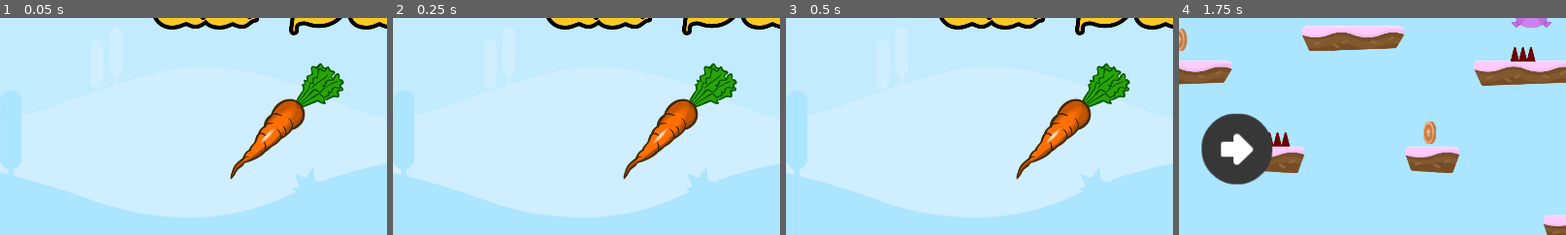
Above: before the commit, frames 1-4 (left to right).
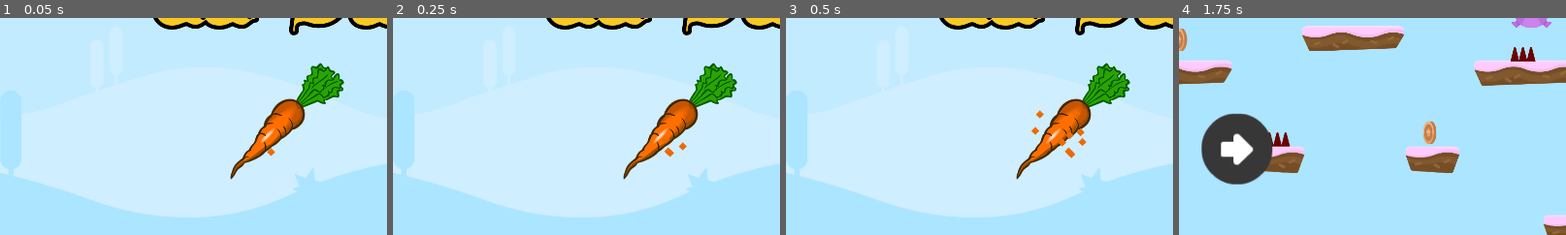
Above: after the commit, the same moments.

Repository: alexandrepeluchi/godot-udemy
Game: Godot game, scene res://Levels/Menu.tscn
Same seed, same stepped clock (60 frames per second), same inputs: the game is played once before the commit and once after it. This scene is started directly instead of the project's main scene.
Inputs (mouse positions are % of the whole screen's width and height, from its top left):
- Up to frame 1 (0.05 s): no input
- Up to frame 2 (0.25 s): no input
- Up to frame 3 (0.5 s): no input
- Up to frame 4 (1.75 s): click (50, 74) at 0.5 s; hold D (right) from 1.28 s (still down); tap W (jump) at 1.52 s
The pictures show only the part of the screen within x 13-63%, y 50-100%; the shares and areas given below are measured in that part.

The runs differ from the first frame. In frame 1, less than 0.1% of the frame differs, in the area x 68-72%, y 59-64%; in frame 2, 0.1%; in frame 3, 0.4%, in the area x 63-78%, y 42-65%; in frame 4, nothing differs.

Commit message:
Efeito no menu principal

Diff:
--- a/Hoppy Days/Levels/Menu.tscn
+++ b/Hoppy Days/Levels/Menu.tscn
@@ -7,6 +7,8 @@
 [ext_resource path="res://Levels/Menu.gd" type="Script" id=5]
 [ext_resource path="res://Fonts/candles_.ttf" type="DynamicFontData" id=6]
 [ext_resource path="res://GFX/HUD/carrot_menu.png" type="Texture" id=7]
+[ext_resource path="res://SFX/Chiptune_Adventures_1.ogg" type="AudioStream" id=8]
+[ext_resource path="res://GFX/Particles/portal_yellowParticle.png" type="Texture" id=9]
 
 [sub_resource type="DynamicFont" id=2]
 size = 200
@@ -14,6 +16,16 @@
 outline_color = Color( 0, 0, 0, 1 )
 use_filter = true
 font_data = ExtResource( 6 )
+
+[sub_resource type="ParticlesMaterial" id=3]
+emission_shape = 1
+emission_sphere_radius = 59.84
+flag_disable_z = true
+gravity = Vector3( 0, 0, 0 )
+orbit_velocity = 0.2
+orbit_velocity_random = 0.0
+radial_accel = 100.0
+color = Color( 0.929412, 0.478431, 0.0470588, 1 )
 
 [node name="Menu" type="Control"]
 anchor_right = 1.0
@@ -101,4 +113,16 @@
 margin_right = 722.0
 margin_bottom = 307.0
 texture_normal = ExtResource( 7 )
+
+[node name="Particles2D" type="Particles2D" parent="CenterContainer/VBoxContainer/HBoxContainer"]
+position = Vector2( 537.382, 171.203 )
+amount = 32
+lifetime = 2.0
+process_material = SubResource( 3 )
+texture = ExtResource( 9 )
+
+[node name="AudioStreamPlayer" type="AudioStreamPlayer" parent="."]
+stream = ExtResource( 8 )
+volume_db = -15.0
+autoplay = true
 [connection signal="pressed" from="CenterContainer/VBoxContainer/HBoxContainer/PlayButton" to="." method="_on_PlayButton_pressed"]
Not shown: 1 places in Hoppy Days/Levels/Menu.tscn that only renumber resources
